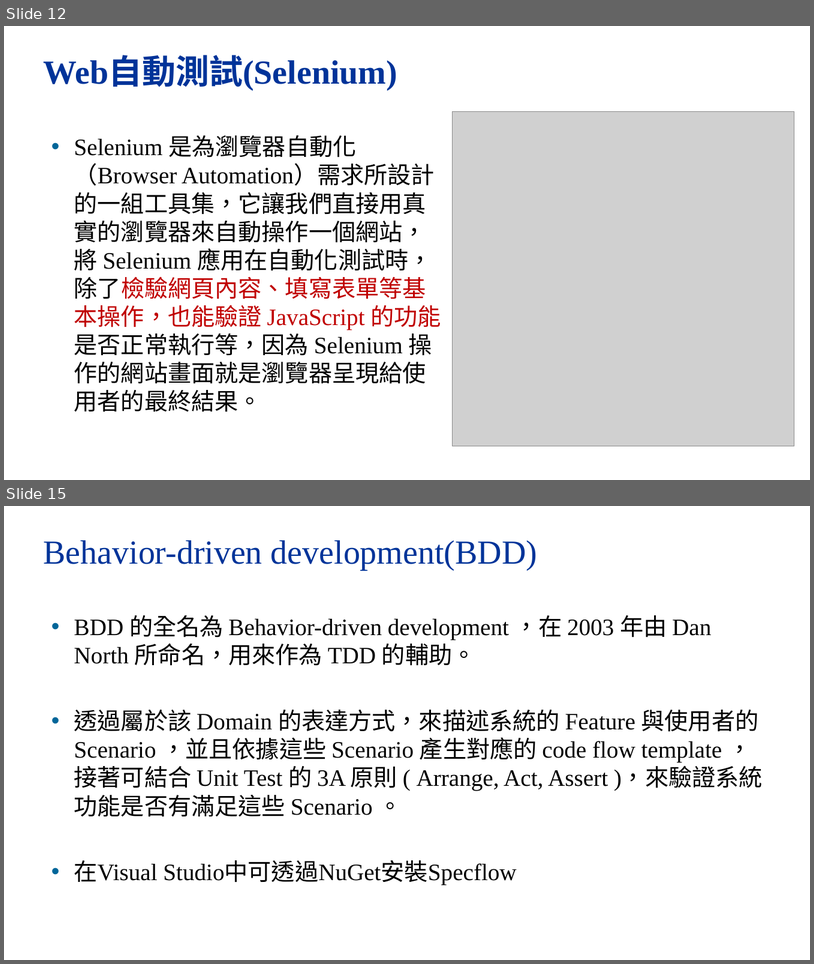
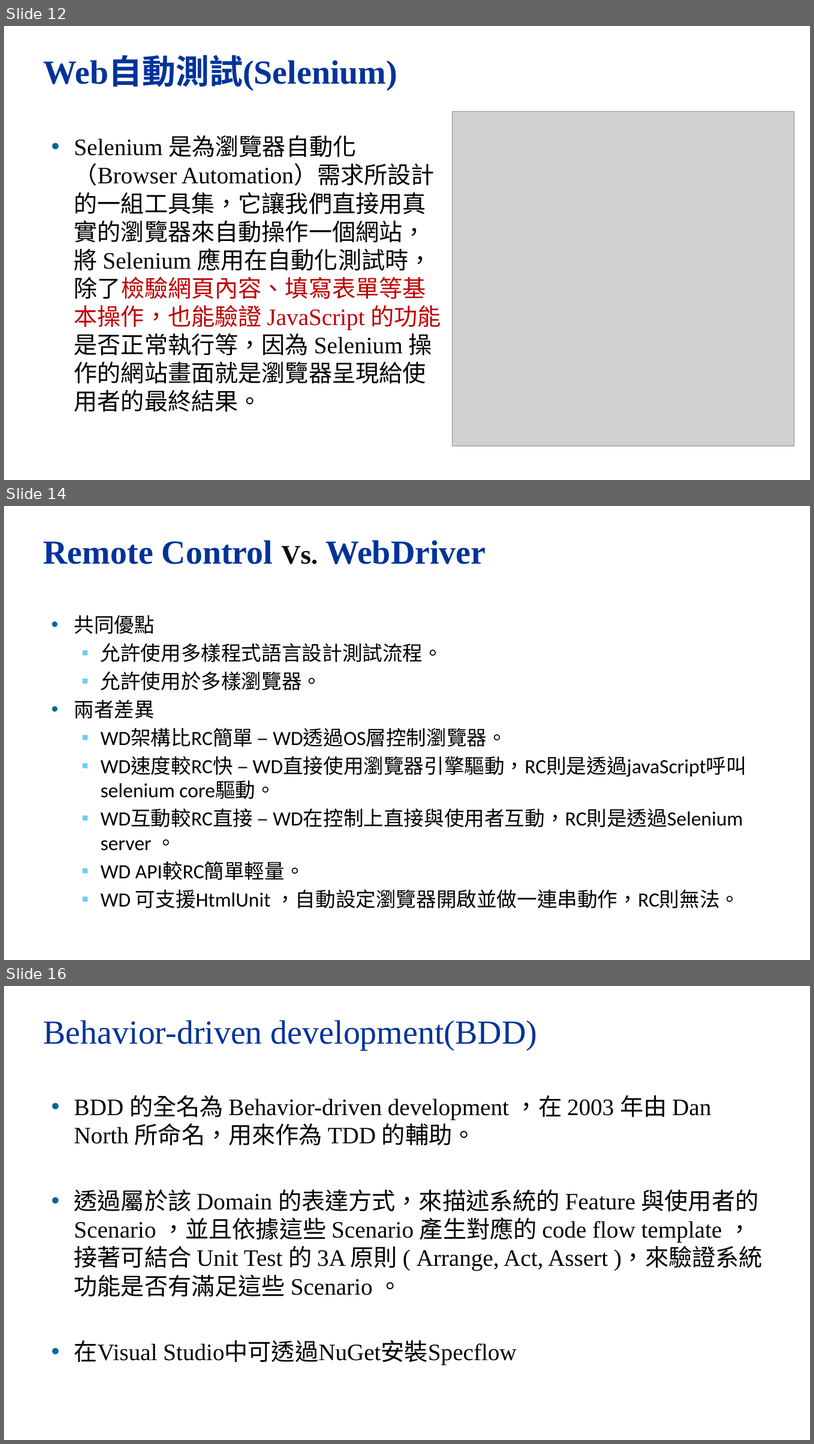
Before and after one commit to kunyao0531/StubMockPractice, a slide deck: MainProject/PPT/MVC5 - Testing.pptx. Shown one above the other, each under a label of ours: slides 12 and 15 before the commit, slides 12, 14 and 16 after it; the slides between them are not shown. The pictures are 814x964 and 814x1444 pixels, drawn with LibreOffice and Linux fonts; fonts in the diff are those of the drawing; grey boxes stand for pictures; background and template pictures are left out. Boxes give left, top, right and bottom in pixels: in the first picture for what was removed or moved away, otherwise in the second. Text is boxed around its words. In the diff, an @@ line names an element or a change of style, - is before the commit and + after.

Commit message:
PPT Update

```diff
--- a/MainProject/PPT/MVC5 - Testing.pptx
+++ b/MainProject/PPT/MVC5 - Testing.pptx
@@ slide 14 added at <box>4,506,810,960</box>, background picture (left out) @@
@@ title added at <box>44,540,486,564</box>, 40 pt, text #003399, bold @@
+Remote Control Vs. WebDriver
@@ text added at <box>74,615,747,908</box>, 24 pt, text #000000 @@
+• 共同優點
+  ▪ 允許使用多樣程式語言設計測試流程。
+  ▪ 允許使用於多樣瀏覽器。
+• 兩者差異
+  ▪ WD架構比RC簡單 – WD透過OS層控制瀏覽器。
+  ▪ WD速度較RC快 – WD直接使用瀏覽器引擎驅動，RC則是透過javaScript呼叫selenium core驅動。
+  ▪ WD互動較RC直接 – WD在控制上直接與使用者互動，RC則是透過Selenium server 。
+  ▪ WD API較RC簡單輕量。
+  ▪ WD 可支援HtmlUnit ，自動設定瀏覽器開啟並做一連串動作，RC則無法。
@@ what was slide 15 is now slide 16 @@
```
Also in this commit, not shown: 2 slides changed, 1 other slide added, 1 slide removed.
